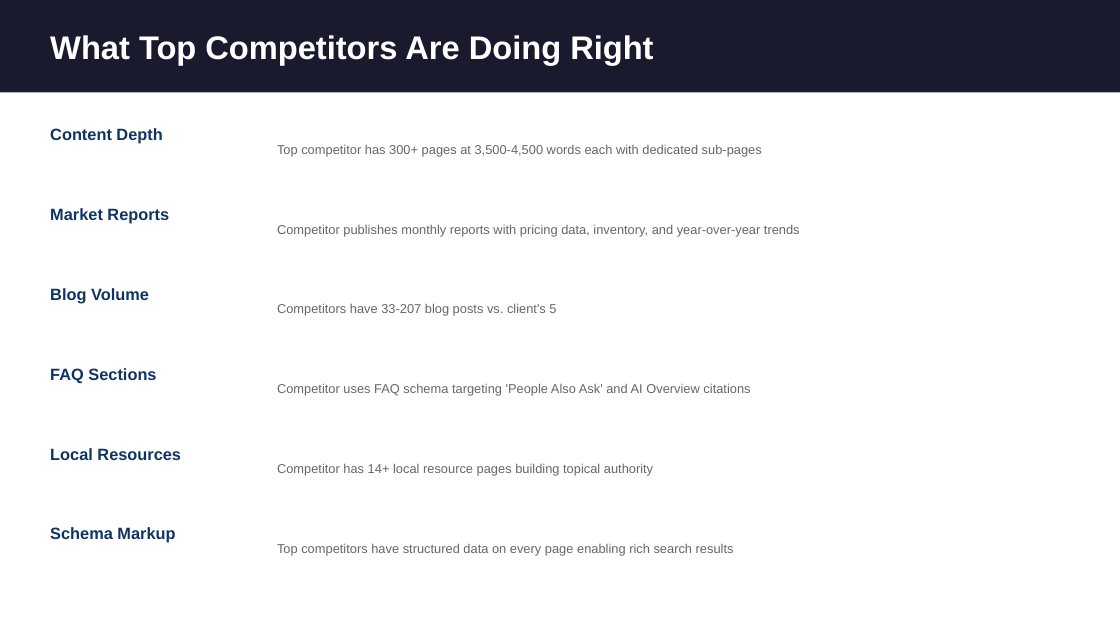
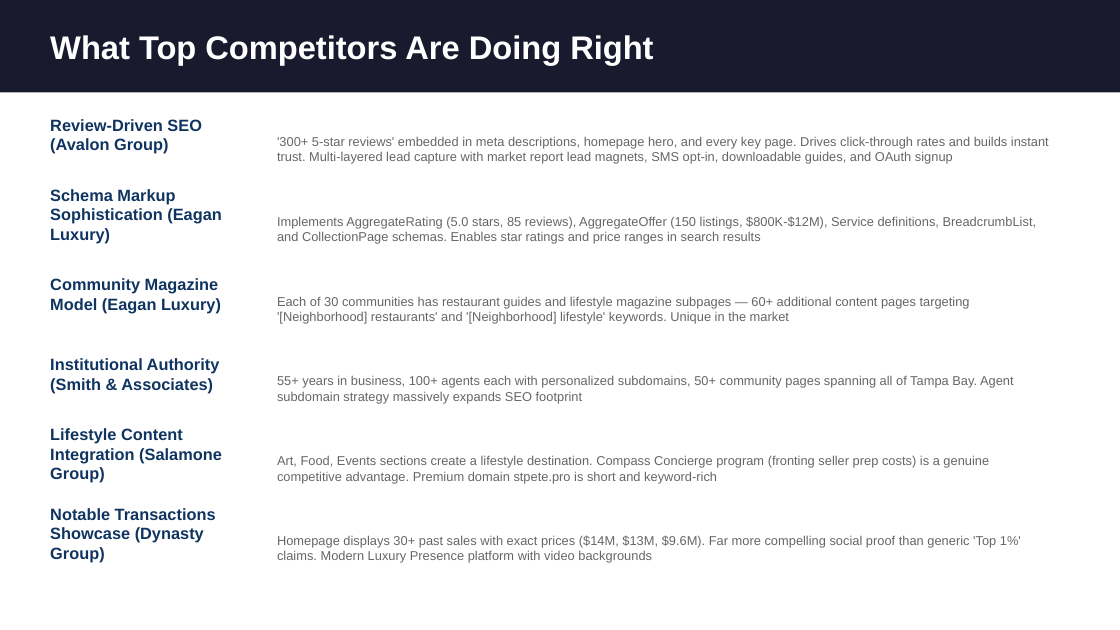
Before and after one commit to tastyppc-marketing/site-audit, a slide deck: slide 6 of clients/liane-jamason/seo/reports/SEO-Audit-Presentation.pptx. Drawn at 1120x630 pixels with LibreOffice and Linux fonts; fonts in the diff are those of the drawing. Boxes give left, top, right and bottom in pixels: in the first picture for what was removed or moved away, otherwise in the second. Text is boxed around its words. In the diff, an @@ line names an element or a change of style, - is before the commit and + after.

```diff
--- a/clients/liane-jamason/seo/reports/SEO-Audit-Presentation.pptx
+++ b/clients/liane-jamason/seo/reports/SEO-Audit-Presentation.pptx
@@ text at [50,119,201,154]: text changed @@
-Content Depth
+Review-Driven SEO (Avalon Group)
@@ text at [277,136,1049,164]: text changed @@
-Top competitor has 300+ pages at 3,500-4,500 words each with dedicated sub-pages
+'300+ 5-star reviews' embedded in meta descriptions, homepage hero, and every key page. Drives click-through rates and builds instant trust. Multi-layered lead capture with market report lead magnets, SMS opt-in, downloadable guides, and OAuth signup
@@ text at [50,189,221,244]: text changed @@
-Market Reports
+Schema Markup Sophistication (Eagan Luxury)
@@ text at [277,216,1037,244]: text changed @@
-Competitor publishes monthly reports with pricing data, inventory, and year-over-year trends
+Implements AggregateRating (5.0 stars, 85 reviews), AggregateOffer (150 listings, $800K-$12M), Service definitions, BreadcrumbList, and CollectionPage schemas. Enables star ratings and price ranges in search results
@@ text at [50,278,221,314]: text changed @@
-Blog Volume
+Community Magazine Model (Eagan Luxury)
@@ text at [277,296,970,324]: text changed @@
-Competitors have 33-207 blog posts vs. client's 5
+Each of 30 communities has restaurant guides and lifestyle magazine subpages — 60+ additional content pages targeting '[Neighborhood] restaurants' and '[Neighborhood] lifestyle' keywords. Unique in the market
@@ text at [50,358,220,393]: text changed @@
-FAQ Sections
+Institutional Authority (Smith & Associates)
@@ text at [277,375,1014,404]: text changed @@
-Competitor uses FAQ schema targeting 'People Also Ask' and AI Overview citations
+55+ years in business, 100+ agents each with personalized subdomains, 50+ community pages spanning all of Tampa Bay. Agent subdomain strategy massively expands SEO footprint
@@ text at [50,428,222,483]: text changed @@
-Local Resources
+Lifestyle Content Integration (Salamone Group)
@@ text at [277,455,989,484]: text changed @@
-Competitor has 14+ local resource pages building topical authority
+Art, Food, Events sections create a lifestyle destination. Compass Concierge program (fronting seller prep costs) is a genuine competitive advantage. Premium domain stpete.pro is short and keyword-rich
@@ text at [50,508,216,563]: text changed @@
-Schema Markup
+Notable Transactions Showcase (Dynasty Group)
@@ text at [277,535,1021,563]: text changed @@
-Top competitors have structured data on every page enabling rich search results
+Homepage displays 30+ past sales with exact prices ($14M, $13M, $9.6M). Far more compelling social proof than generic 'Top 1%' claims. Modern Luxury Presence platform with video backgrounds
```
Also in this commit, not shown: 14 other slides changed, 4 other files.
